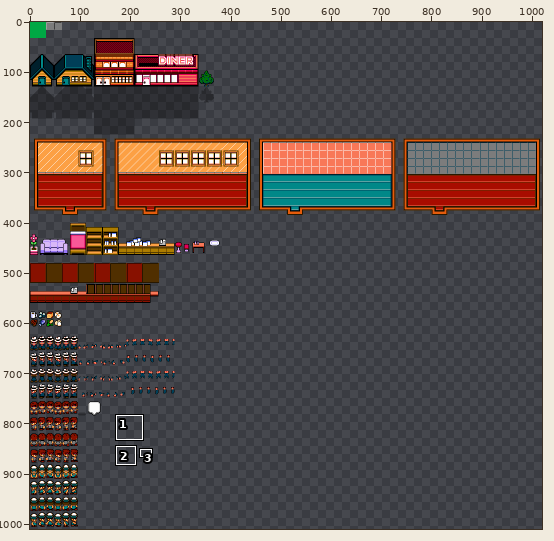
Sprite sheet, stored at pygine/assets/sprites/sprites.png. Above: a wide view before the commit, with the close-up outlined.
Close-up. Before:
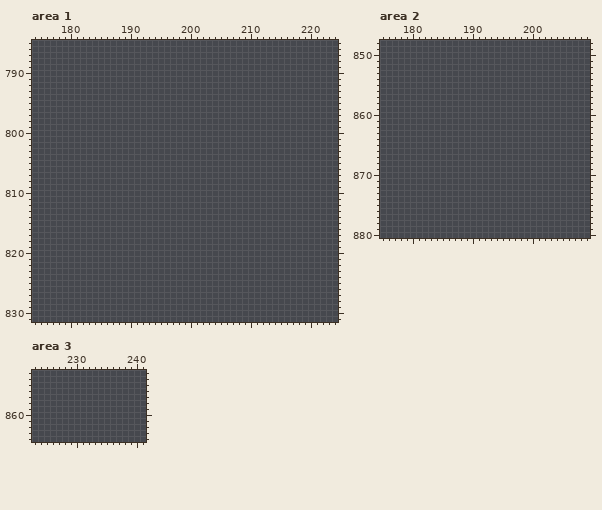
The file is 1024x1024 pixels. Colours within 5 levels of each other are drawn and written as one. Shown: area 1: x 174..224, y 785..831; area 2: x 175..209, y 848..880; area 3: x 223..241, y 853..864. The wide view leaves out empty margins. The commit also changed other parts of the picture, which this record leaves out.
After:
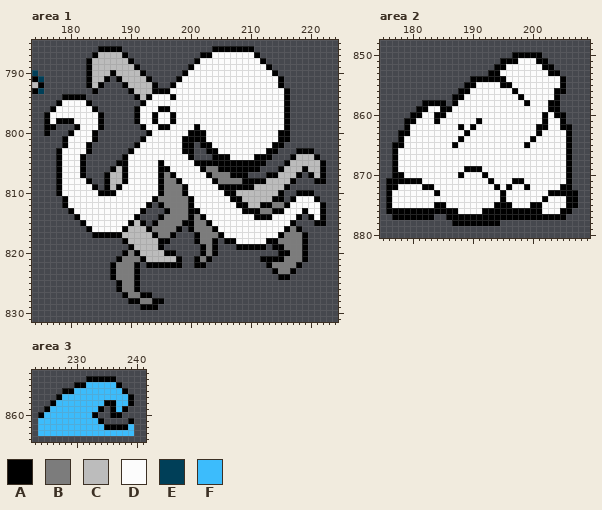
Palette (. is transparent): A #000000  B #7c7c7c  C #bcbcbc  D #fcfcfc  E #003f58  F #3cbcfc
From old to new:
Changed rows in their new state; - is an unchanged pixel.
Area 1:
first column x 174:
786 -----------AAAA---------------AAAAAAA------------
787 ----------ACCCCA------------AADDDDDDDA-----------
788 ---------ACCCCCCA----------ADDDDDDDDDDA----------
789 ---------ACCCCCCCA--------ADDDDDDDDDDDDA---------
790 E--------ACCCACCCCA------ADDDDDDDDDDDDDDA--------
791 AE-------ACCA-ACCCCA----ADDDDDDDDDDDDDDDDA-------
792 CA-------ACA---ACCCCA--ADDDDDDDDDDDDDDDDDA-------
793 AE--------A-----ACCCAAADDDDDDDDDDDDDDDDDDDA------
794 -----AAAA--------ACADDDADDDDDDDDDDDDDDDDDDA------
795 ----ADDDDA--------ADDDDDDDDDDDDDDDDDDDDDDDA------
796 ---ADDDDDDA------ADDDAADDDDDDDDDDDDDDDDDDDA------
797 --ADDDDDDDDA-----ADDADDADDDDDDDDDDDDDDDDDDA------
798 --ADAAADDDDA-----ADDADDADDDDDDDDDDDDDDDDDDA------
799 --AA---ADDDA------ADDAADDDDADDDDDDDDDDDDDDA------
800 --A---ADDDA--------ADDDDDDAAADDDDDDDDDDDDAA------
801 -----ADDDDA-------ADDDDDDAAAADDDDDDDDDDDDAA------
802 -----ADDDA-------ADDDDDDDAA-AADDDDDDDDDDAA-------
803 ----ADDDDA------ADDDDDDDDAA--AADDDDDDDDAA---AAA--
804 ----ADDDA------ADDDDDDDDDDA---AAADDDDAAA---ACCCA-
805 ----ADDDA-----AADDDDDADDDDDAAAAAAAAAAAA---ACCCCCA
806 ----ADDDA----ACADDDDDAADDDDDABBAAAAAAA---ACCCACCA
807 ----ADDDA---ACCADDDDDABADDDDDABBBAAA---AACCCA-ACA
808 ----ADDDDA--ACCADDDDDABBADDDDDABBBBAAAACCCCA---AA
809 ----ADDDDDA-ACADDDDDDABBBADDDDDAAAAAACCCCCA------
810 ----ADDDDDDAAADDDDDDDABBBADDDDDDAACCCCCCCA--AAA--
811 -----ADDDDDDDDDDDDDDABBBBBADDDDDDAACCCCCAA-ADDDA-
812 -----ADDDDDDDDDDDDDA-ABBBBADDDDDDDAACCAABBADDDDDA
813 ------ADDDDDDDDDDDA---ABBBAADDDDDDDAAABBAADDDADDA
814 -------ADDDDDDDDDA---ABBBBABADDDDDDDDAAADDDDA-ADA
815 --------ADDDDDDDACA-ABBBBAABBADDDDDDDDDDDDDA---AA
816 ---------ADDDDDACCCABBBBA-ABBBADDDDDDDDDDDABA----
817 ----------AAAAACCCCCABBA---ABBBADDDDDDDDDABBBA---
818 ---------------ACCCCCAA----ABBA-AADDDDDAABBBBA---
819 ----------------ACCCCA------ABA---AAAAA-AABBBA---
820 ---------------ABACCCCAA----ABA----------AABBA---
821 --------------ABBBACCCCCA--ABA--------AAAABBBA---
822 -------------ABBBA-AAAAAA--AA----------ABBBBA----
823 -------------ABBBA----------------------ABBA-----
824 -------------ABBBA-----------------------AA------
825 --------------ABBA-------------------------------
826 --------------ABBA-------------------------------
827 ---------------ABBAA-----------------------------
828 ----------------AABBAA---------------------------
829 ------------------AAA----------------------------
Area 2:
first column x 176:
850 ---------------------AAAAA------
851 -------------------AAADDDAA-----
852 ------------------AADDDDDDAA----
853 -----------------AADDDDDDDDAA---
854 --------------AAAAAADDDDDDDDDA--
855 -------------AADDDDAADDDDDDDDA--
856 ------------AADDDDDDDADDDDDDAA--
857 -----------AADDDDDDDDDADDDDDA---
858 ------AAAA-ADDDDDDDDDDDADDDAA---
859 -----AADDAADDDDDDDDDDDDDDDDAA---
860 ----AADDAADDDDDDDDDDDDDDDDADAA--
861 ---AADDDADDDDDDADDDDDDDDDDADDA--
862 ---ADDDDDDDDADADDDDDDDDDDAADDAA-
863 --AADDDDDDDDDADDDDDDDDDDDADDDDA-
864 --ADDDDDDDDDADDDDDDDDDDDADDDDDA-
865 -AADDDDDDDDADDDDDDDDDDDADDDDDDA-
866 -ADDDDDDDDDDDDDDDDDDDDDDDDDDDDA-
867 -ADDDDDDDDDDDDDDDDDDDDDDDDDDDDA-
868 -ADDDDDDDDDDDDDDDDDDDDDDDDDDDDA-
869 -ADDDDDDDDDDDAAADDDDDDDDDDDDDDA-
870 -AADDDDDDDDDADDDADDDDDDDDDDDDDA-
871 AAAAAADDDDDDDDDDDADDDAADDDDDDDA-
872 AADDDDAADDDDDDDDDDADADDADDDDDAA-
873 ADDDDDDDADDDDDDDDDDADDDDDDDAAAAA
874 ADDDDDDDDDDDDDDDDDDADDDDDDADDDAA
875 ADDDDDDDAADDDDDDDDAAADDDAADDDDAA
876 AAAAAAAAAAAADDDDAAAAAAAAAADDDAA-
877 -AAAAAAA--AAAAAAAAAAAAAAAAAAAA--
878 -----------AAAAAAAA-------------
Area 3:
first column x 224:
854 --------AAAAA---
855 ------AAFFFFFA--
856 ----AAFFFFFFFFA-
857 ---AFFFFFFFFFFFA
858 --AFFFFFFFFAAFFA
859 -AFFFFFFFFA-AFA-
860 AFFFFFFFFA--AA--
861 FFFFFFFFFFA----A
862 FFFFFFFFFFFAAAAF
863 FFFFFFFFFFFFFFFF
